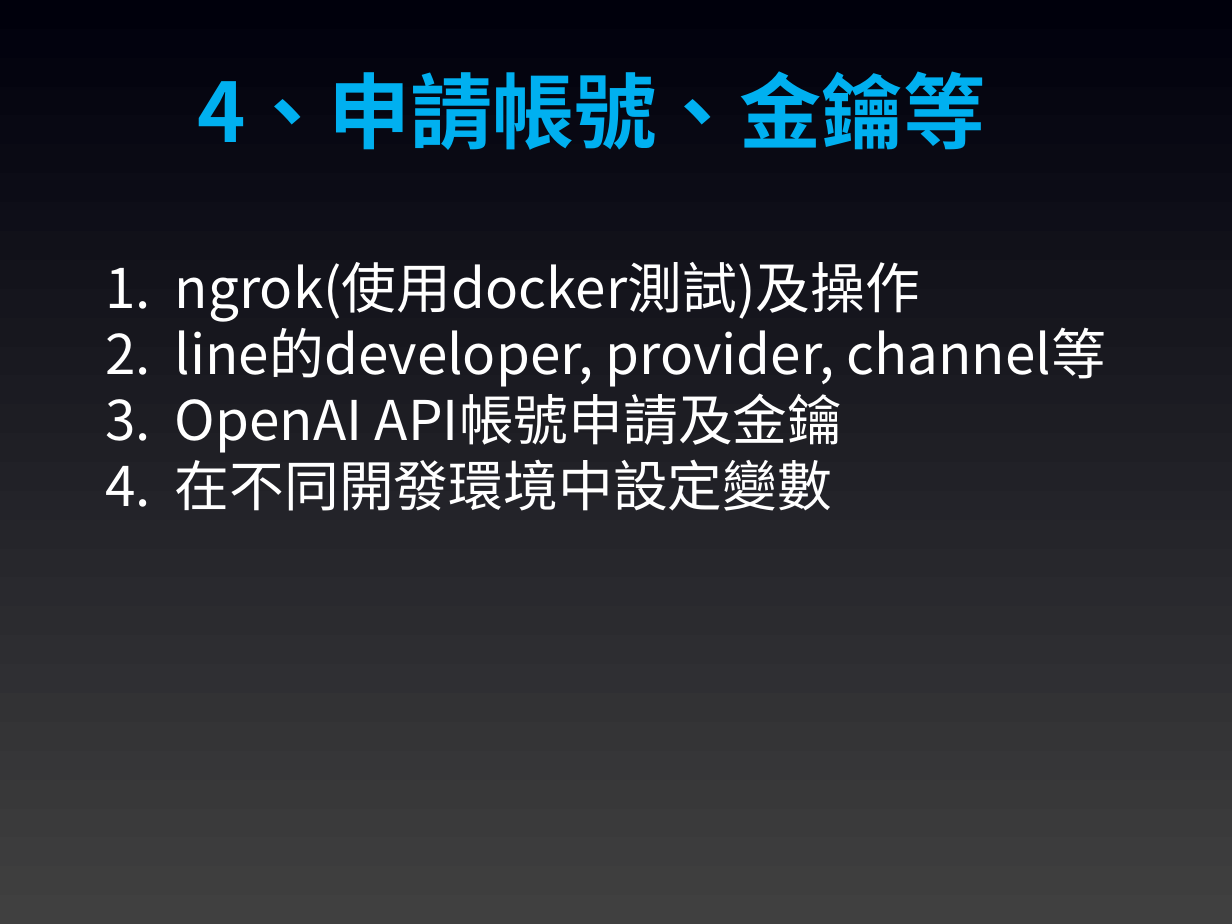
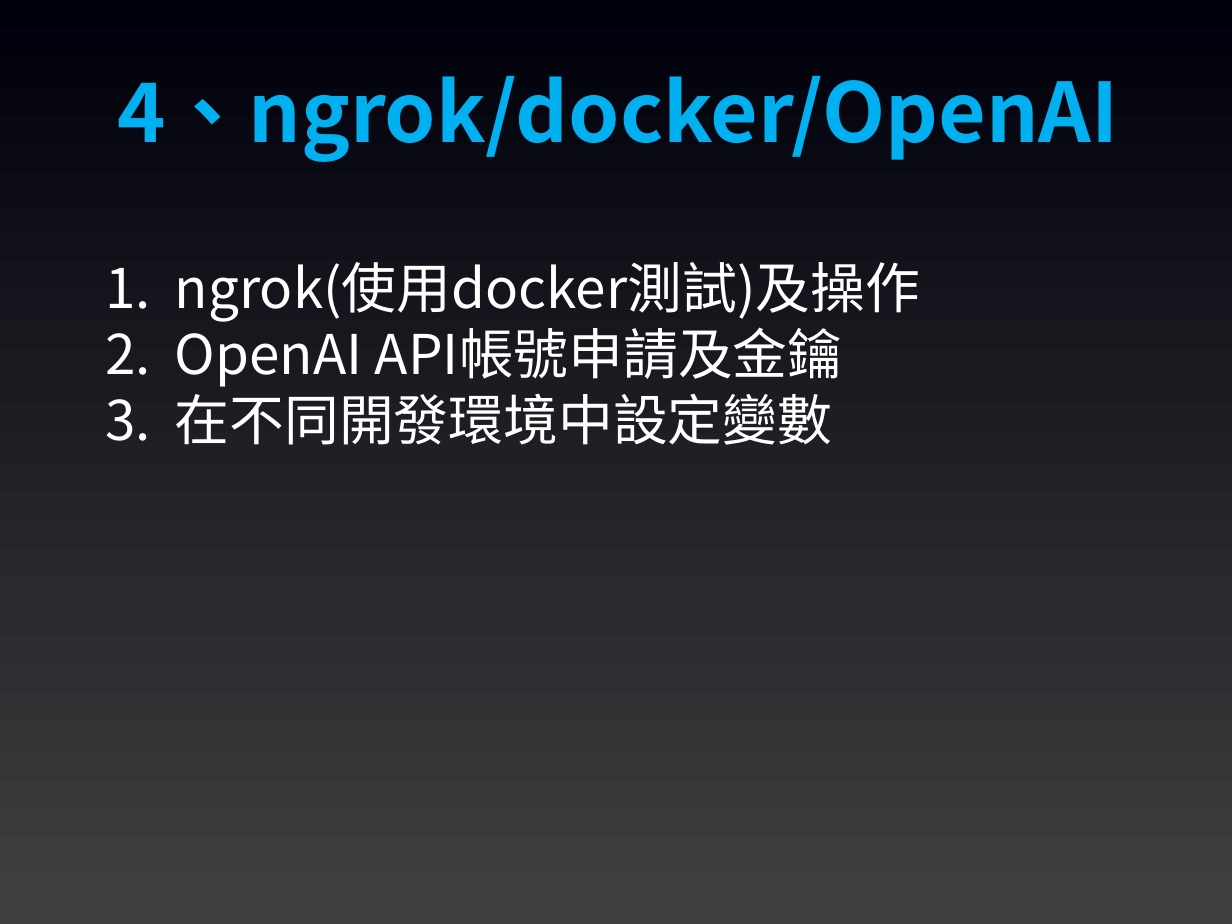
Before and after one commit to joshhu/sculinebot2024, a slide deck: slide 8 of Slides/課程大綱.pptx. Drawn at 1232x924 pixels with LibreOffice and Linux fonts; fonts in the diff are those of the drawing. Boxes give left, top, right and bottom in pixels: in the first picture for what was removed or moved away, otherwise in the second. Text is boxed around its words. In the diff, an @@ line names an element or a change of style, - is before the commit and + after.

Commit message:
04 slide

```diff
--- a/Slides/課程大綱.pptx
+++ b/Slides/課程大綱.pptx
@@ text at [118,76,1119,162]: text changed @@
-4、申請帳號、金鑰等
+4、ngrok/docker/OpenAI
@@ text at [175,318,1107,387]: paragraph removed @@
-2. line的developer, provider, channel等
```
Also in this commit, not shown: 6 other files.
